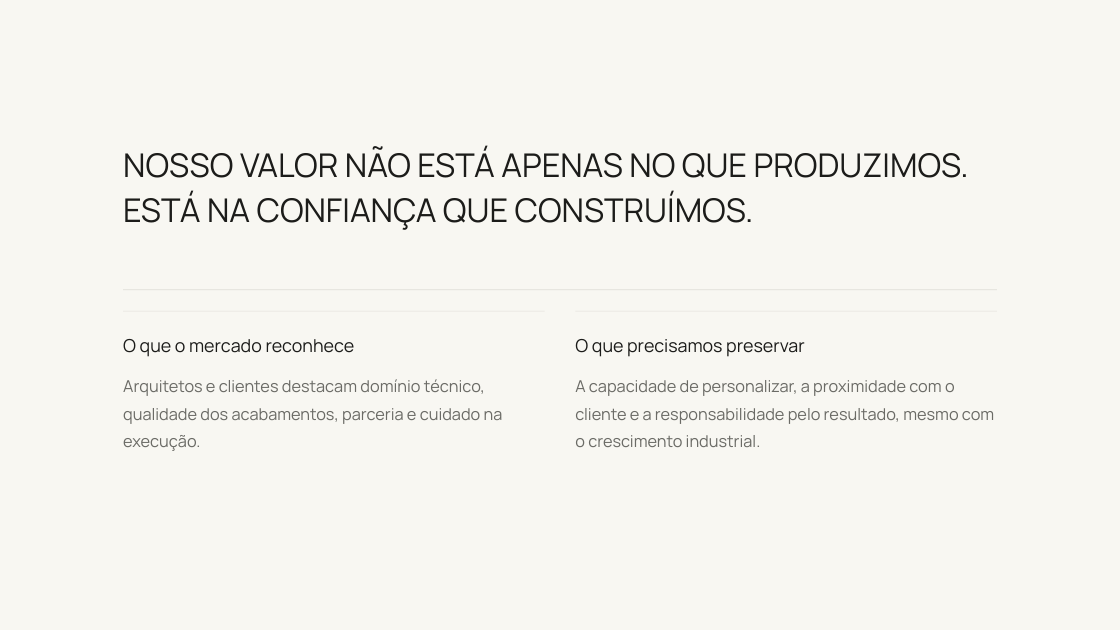
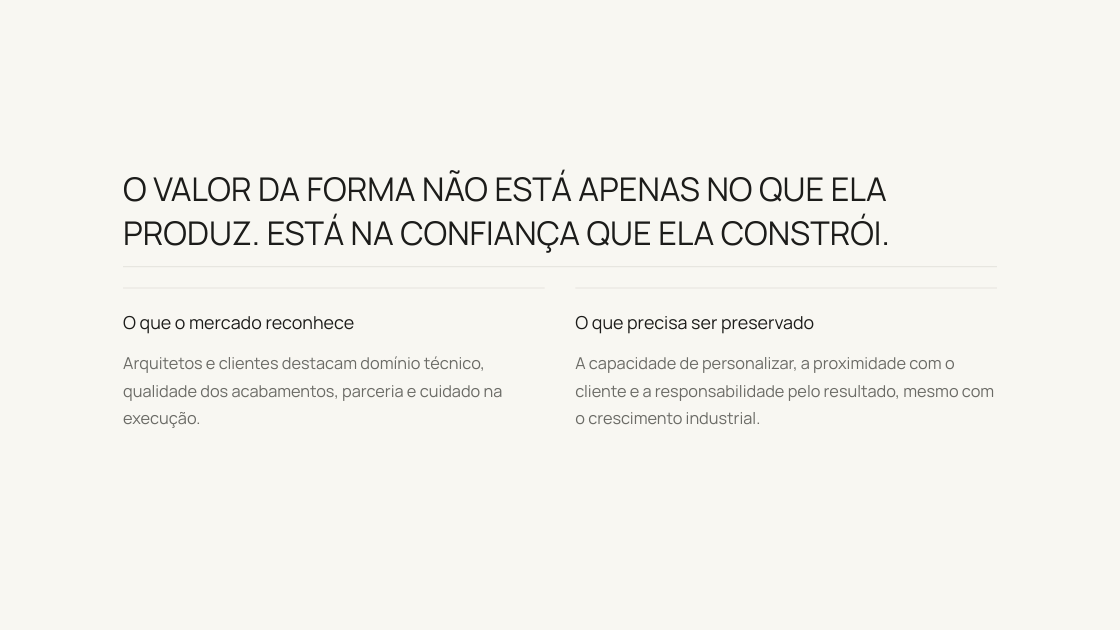
Before and after one commit to kellyalbertkabrand/Apresentacao_Revelacao_de_Essencia, a slide deck: slide 17 of clientes/flavia-muccelin/Cultura-de-Marca-Forma.pptx. Drawn at 1120x630 pixels with LibreOffice and Linux fonts; fonts in the diff are those of the drawing; background and template pictures are left out. Boxes give left, top, right and bottom in pixels: in the first picture for what was removed or moved away, otherwise in the second. Text is boxed around its words. In the diff, an @@ line names an element or a change of style, - is before the commit and + after.

```diff
--- a/clientes/flavia-muccelin/Cultura-de-Marca-Forma.pptx
+++ b/clientes/flavia-muccelin/Cultura-de-Marca-Forma.pptx
@@ text at box(123, 170, 890, 253): text changed @@
-NOSSO VALOR NÃO ESTÁ APENAS NO QUE PRODUZIMOS. ESTÁ NA CONFIANÇA QUE CONSTRUÍMOS.
+O VALOR DA FORMA NÃO ESTÁ APENAS NO QUE ELA PRODUZ. ESTÁ NA CONFIANÇA QUE ELA CONSTRÓI.
@@ 2 texts, 1 rectangle: place and size @@
-2 texts, 1 rectangle at box(123, 290, 997, 451)
+2 texts, 1 rectangle at box(123, 267, 997, 428)
@@ text "O que o mercado reconhece": place and size @@
-text "O que o mercado reconhece" at box(123, 339, 355, 357)
+text "O que o mercado reconhece" at box(123, 316, 355, 334)
@@ text at box(575, 316, 814, 334): text changed @@
-O que precisamos preservar
+O que precisa ser preservado
```
Also in this commit, not shown: 2 other slides changed, 21 other files.
